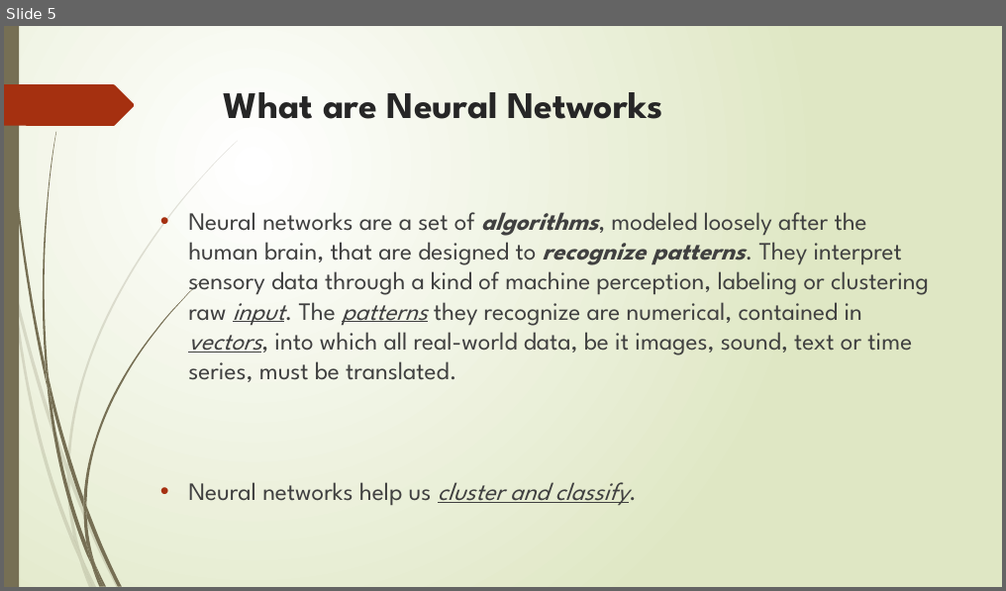
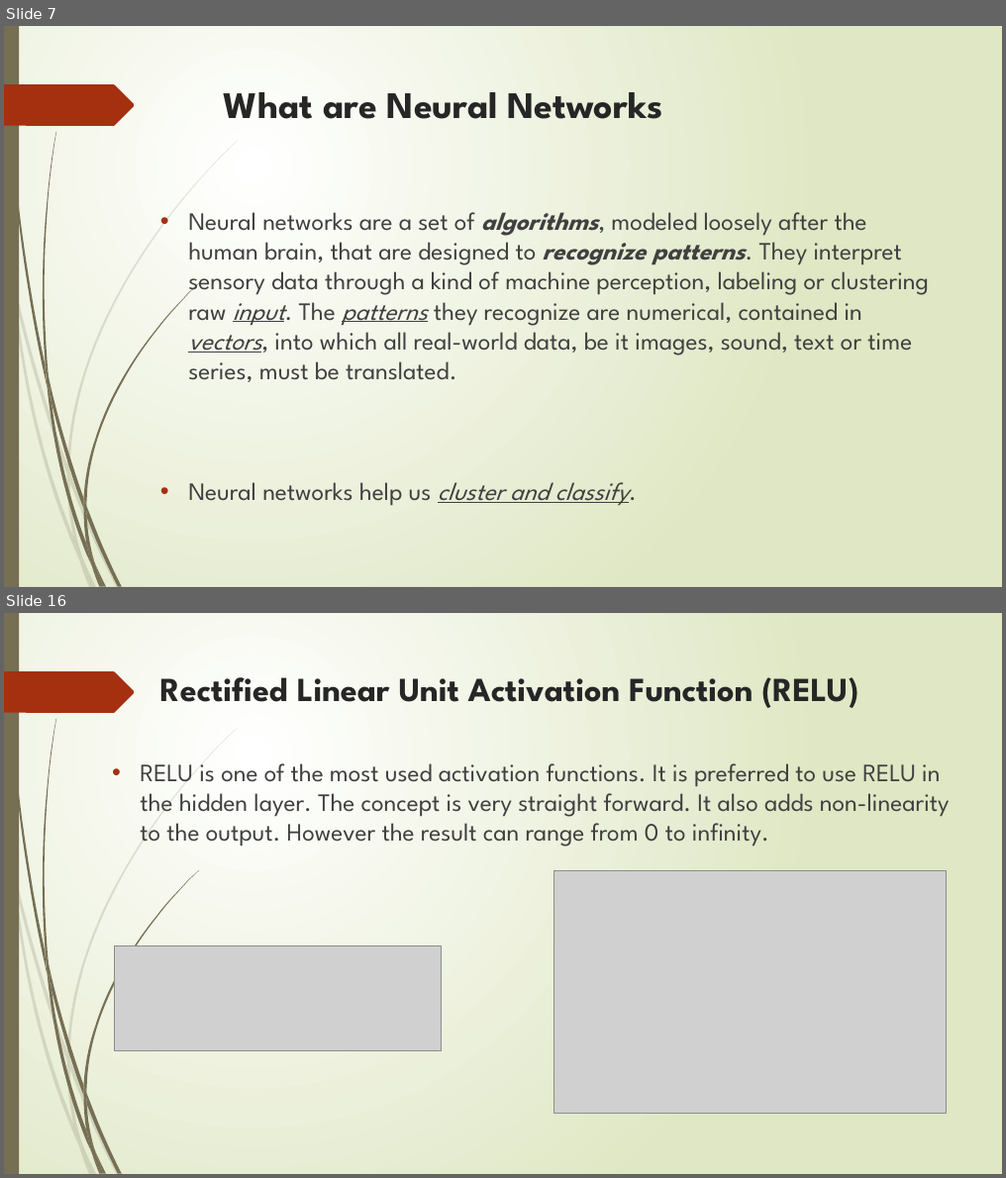
Before and after one commit to angui100/ML_TensorFlow_Workshop, a slide deck: ML_Workshop.pptx. Shown one above the other, each under a label of ours: slide 5 before the commit, slides 7 and 16 after it; the slides between them are not shown. The pictures are 1006x591 and 1006x1178 pixels, drawn with LibreOffice and Linux fonts; fonts in the diff are those of the drawing; grey boxes stand for pictures. Boxes give left, top, right and bottom in pixels: in the first picture for what was removed or moved away, otherwise in the second. Text is boxed around its words. In the diff, an @@ line names an element or a change of style, - is before the commit and + after.

```diff
--- a/ML_Workshop.pptx
+++ b/ML_Workshop.pptx
@@ slide 16 added at box(4, 613, 1002, 1174), background gradient #FFFFFF to #DFE8C4; not listed: 24 template elements that a slide beside it also shows @@
@@ title added at box(160, 677, 858, 708), 32.4 pt, text #262626, bold @@
+Rectified Linear Unit Activation Function (RELU)
@@ text added at box(140, 763, 949, 847), 24 pt, text #404040 @@
+• RELU is one of the most used activation functions. It is preferred to use RELU in the hidden layer. The concept is very straight forward. It also adds non-linearity to the output. However the result can range from 0 to infinity.
@@ picture added at box(553, 870, 945, 1113) @@
@@ picture added at box(115, 947, 442, 1051) @@
@@ what was slide 5 is now slide 7 @@
```
Also in this commit, not shown: 4 slides changed, 7 other slides added, 1 slide removed, 4 other files.
